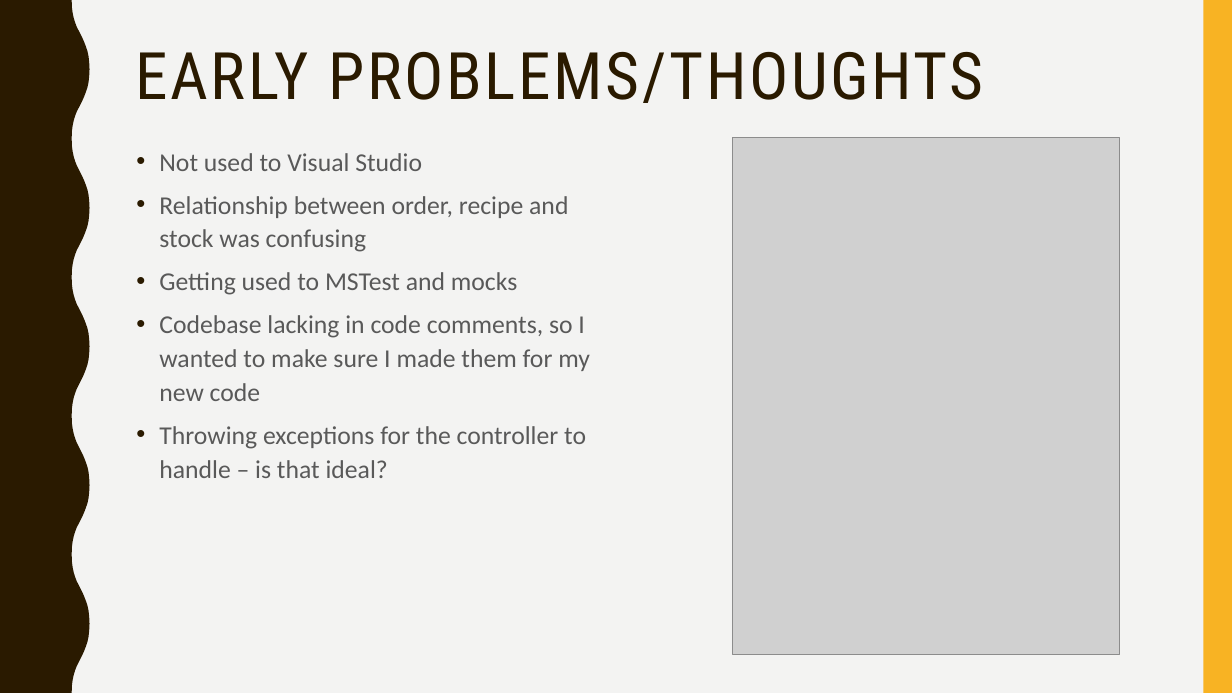
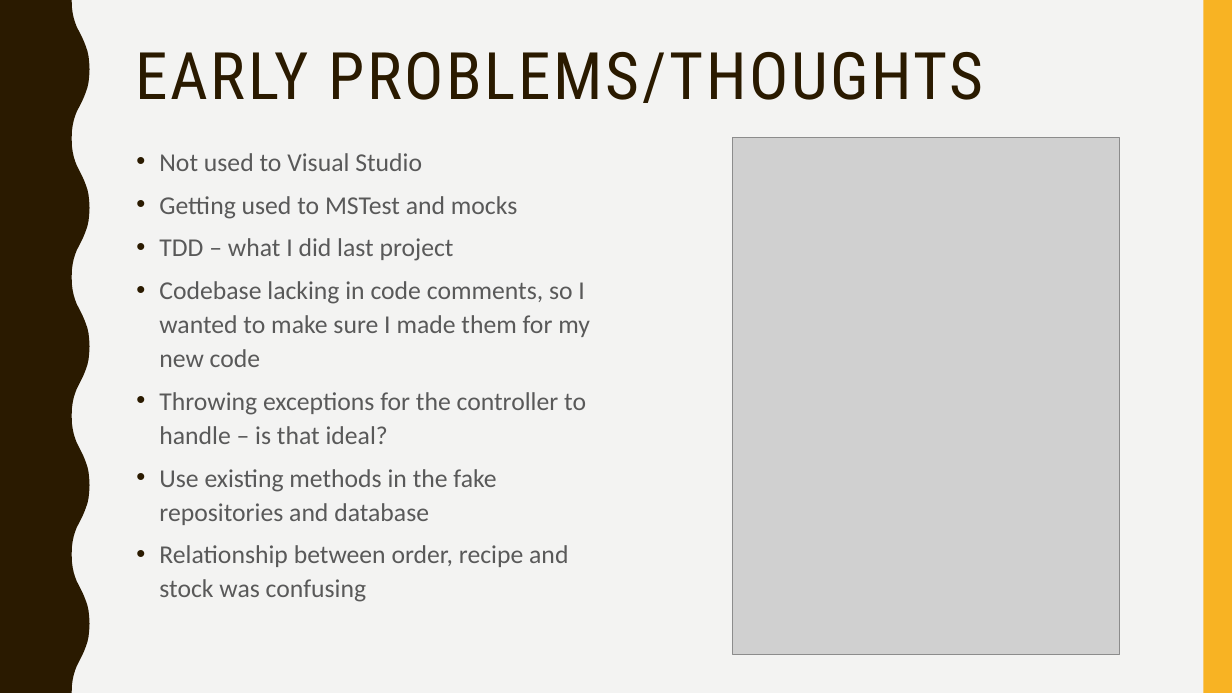
Before and after one commit to Exopi-Talent-Academy/PizzaSolutionRebekka, a slide deck: slide 2 of PizzaSolution Presentation.pptx. Drawn at 1232x693 pixels with LibreOffice and Linux fonts; fonts in the diff are those of the drawing; grey boxes stand for pictures. Boxes give left, top, right and bottom in pixels: in the first picture for what was removed or moved away, otherwise in the second. Text is boxed around its words. In the diff, an @@ line names an element or a change of style, - is before the commit and + after.

Commit message:
More powerpoint work

```diff
--- a/PizzaSolution Presentation.pptx
+++ b/PizzaSolution Presentation.pptx
@@ text at (159, 196, 568, 252): paragraph removed @@
-• Relationship between order, recipe and stock was confusing
@@ text at (159, 238, 454, 261): paragraph added @@
+• TDD – what I did last project
@@ text at (159, 469, 568, 602): paragraphs added @@
+• Use existing methods in the fake repositories and database
+• Relationship between order, recipe and stock was confusing
```
Also in this commit, not shown: 1 other slide changed, 2 slides added.
